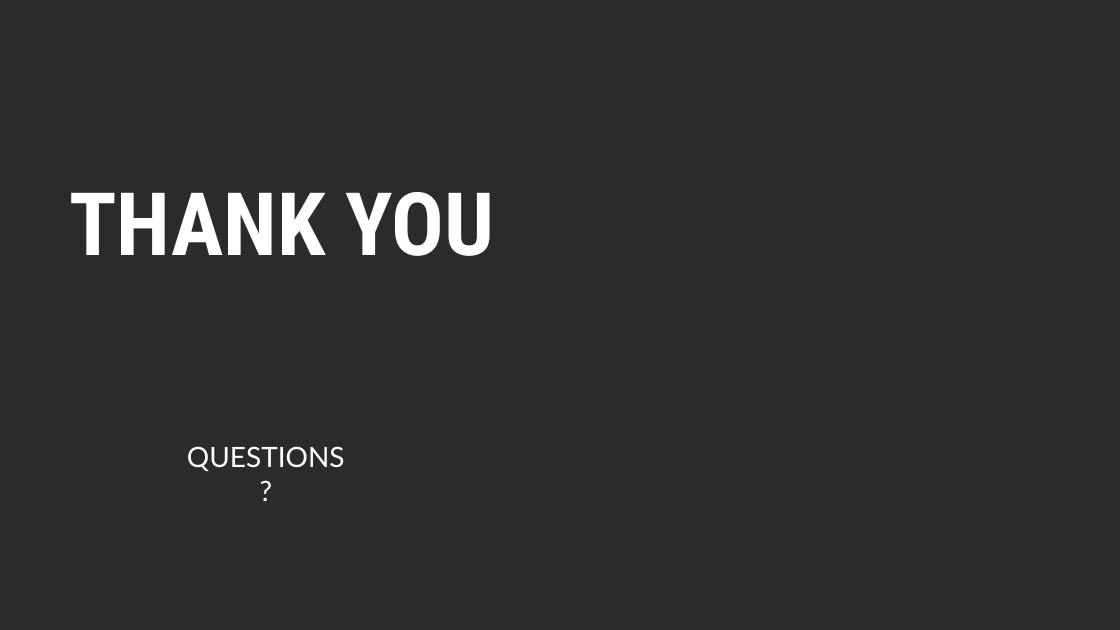
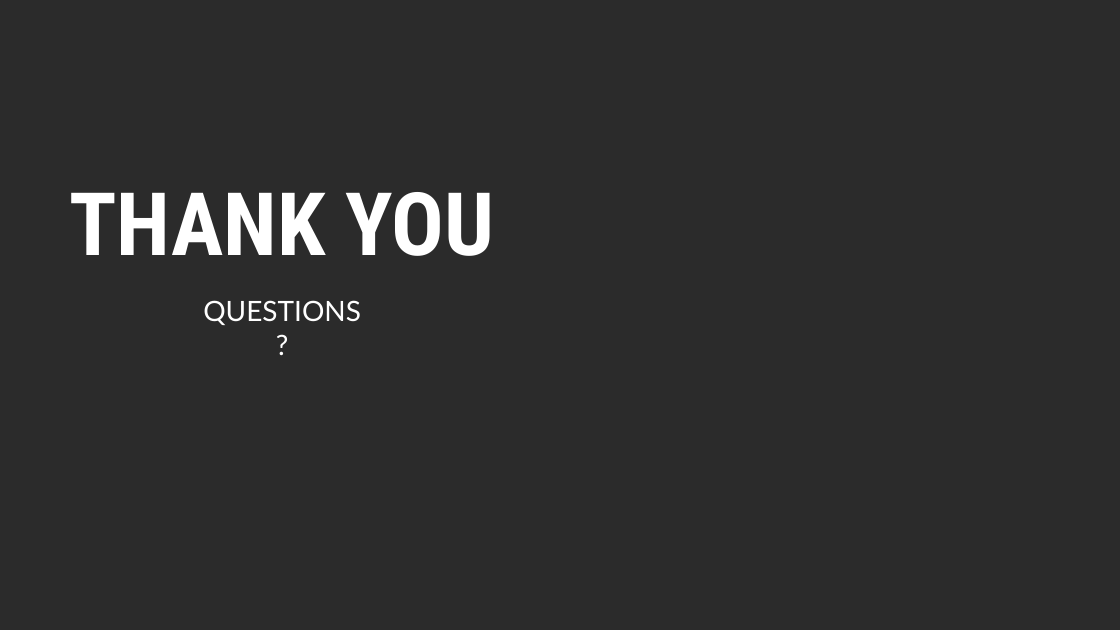
Before and after one commit to Ali-Tharwat/fraud_detection_project, a slide deck: slide 32 of reports/presentation.pptx (slide 28 before the commit). Drawn at 1120x630 pixels with LibreOffice and Linux fonts; fonts in the diff are those of the drawing; background and template pictures are left out; a plain dark background stands for a picture behind light text. Boxes give left, top, right and bottom in pixels: in the first picture for what was removed or moved away, otherwise in the second. Text is boxed around its words. In the diff, an @@ line names an element or a change of style, - is before the commit and + after.

```diff
--- a/reports/presentation.pptx
+++ b/reports/presentation.pptx
@@ text "QUESTIONS?": place and size @@
-text "QUESTIONS?" at [187, 446, 345, 471]
+text "QUESTIONS?" at [203, 300, 361, 325]
```
Also in this commit, not shown: 20 other slides changed, 5 slides added, 1 slide removed, 1 other file.
